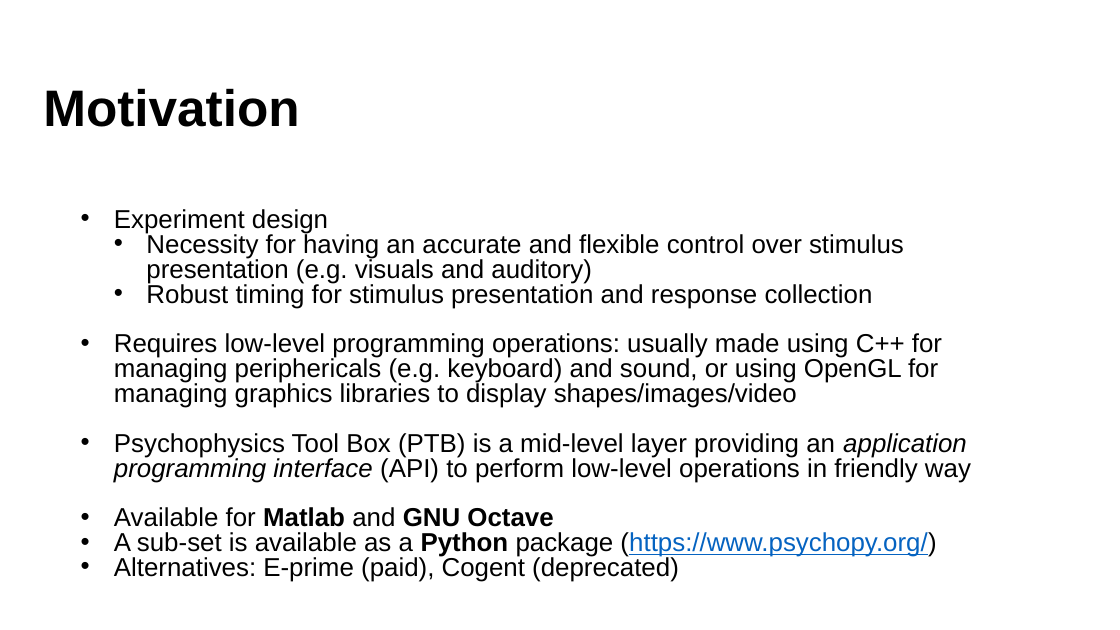
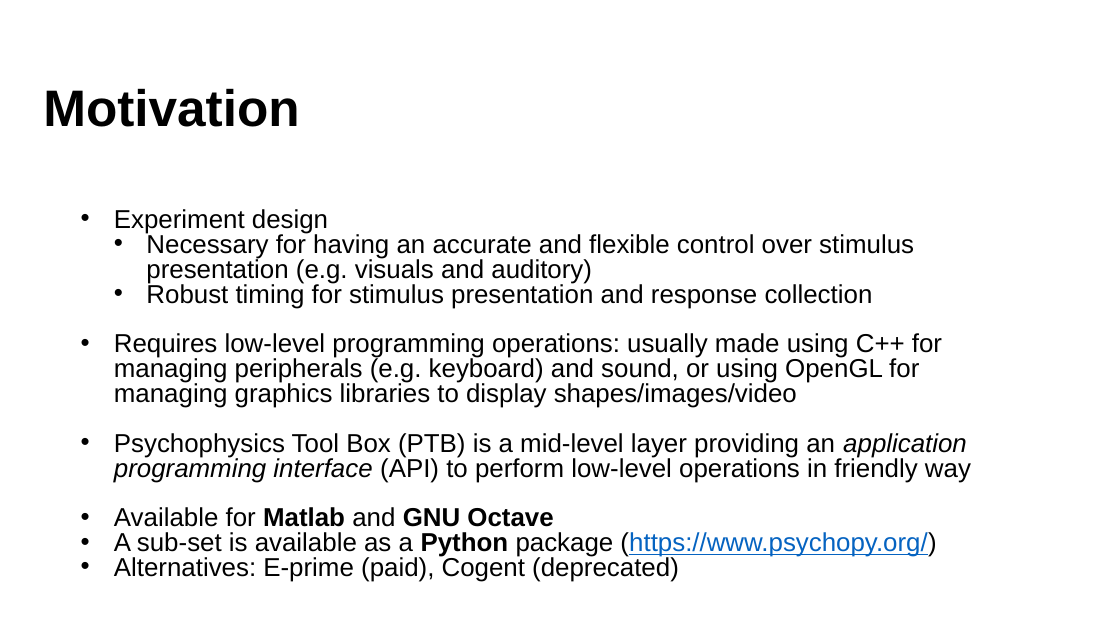
Before and after one commit to Lenakeiz/MatlabPTBExercise, a slide deck: slide 2 of PTB - A gentle introduction (lecture one).pptx. Drawn at 1120x630 pixels with LibreOffice and Linux fonts; fonts in the diff are those of the drawing; background and template pictures are left out. Boxes give left, top, right and bottom in pixels: in the first picture for what was removed or moved away, otherwise in the second. Text is boxed around its words. In the diff, an @@ line names an element or a change of style, - is before the commit and + after.

Commit message:
Fixed typos in the slides

```diff
--- a/PTB - A gentle introduction (lecture one).pptx
+++ b/PTB - A gentle introduction (lecture one).pptx
@@ text at [146,232,914,284]: text changed @@
-  • Necessity for having an accurate and flexible control over stimulus presentation (e.g. visuals and auditory)
+  • Necessary for having an accurate and flexible control over stimulus presentation (e.g. visuals and auditory)
@@ text at [114,333,942,408]: text changed @@
-• Requires low-level programming operations: usually made using C++ for managing periphericals (e.g. keyboard) and sound, or using OpenGL for managing graphics libraries to display shapes/images/video
+• Requires low-level programming operations: usually made using C++ for managing peripherals (e.g. keyboard) and sound, or using OpenGL for managing graphics libraries to display shapes/images/video
```
Also in this commit, not shown: 14 other slides changed.
